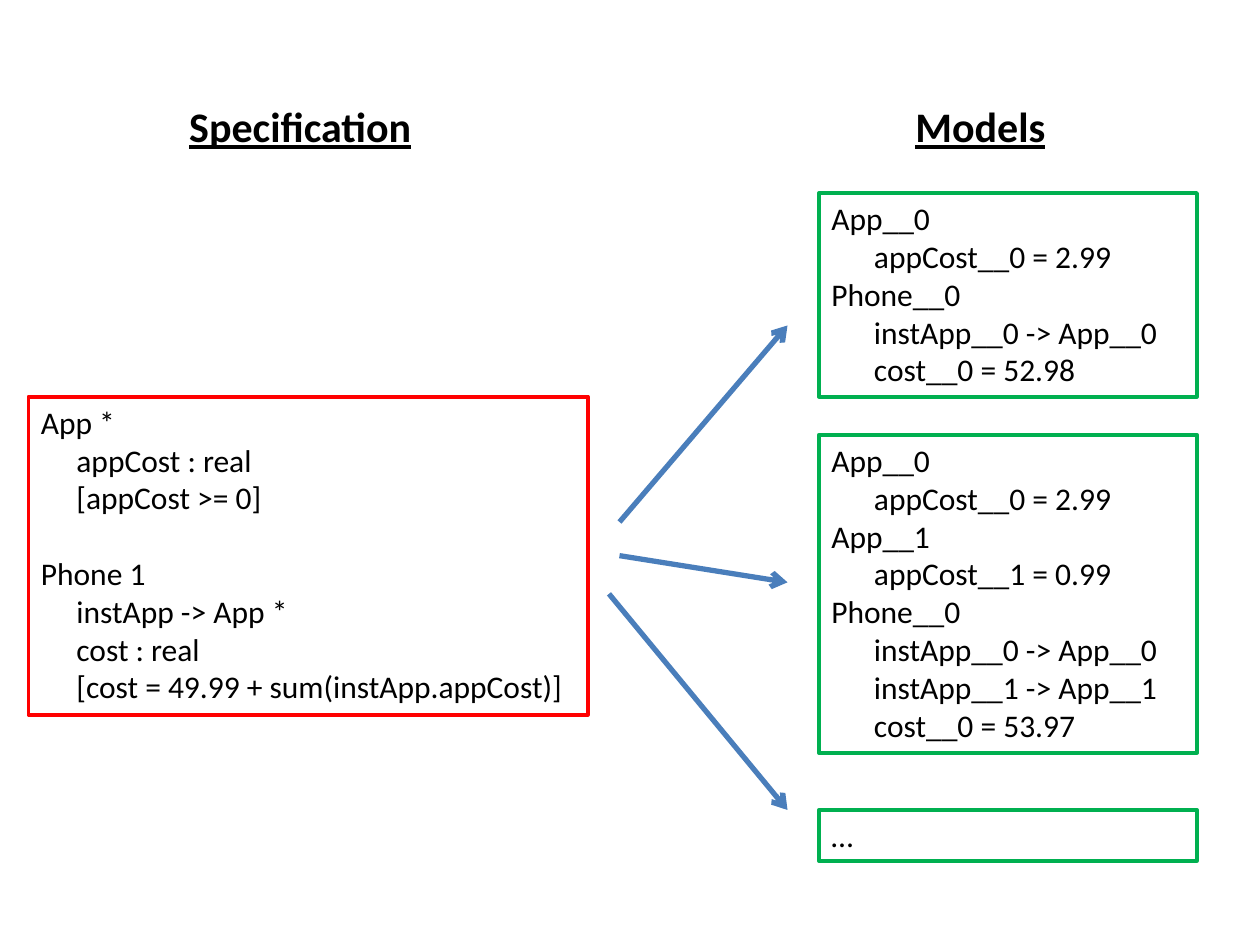
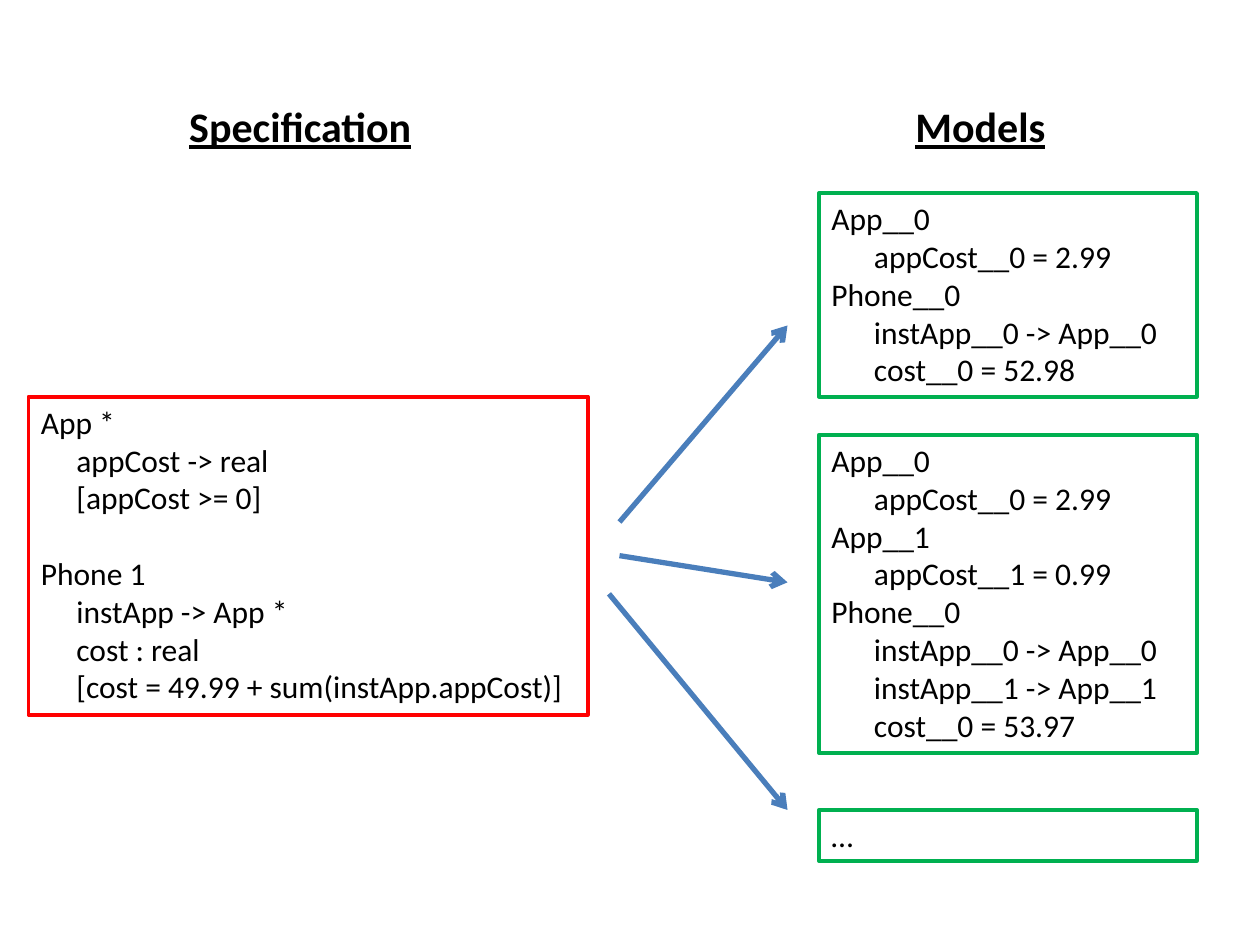
Before and after one commit to gsdlab/ClaferSMT, a slide deck: slide 2 of latex/VariabilityModelinginClaferUsingSMT.pptx. Drawn at 1260x945 pixels with LibreOffice and Linux fonts; fonts in the diff are those of the drawing. Boxes give left, top, right and bottom in pixels: in the first picture for what was removed or moved away, otherwise in the second. Text is boxed around its words. In the diff, an @@ line names an element or a change of style, - is before the commit and + after.

```diff
--- a/latex/VariabilityModelinginClaferUsingSMT.pptx
+++ b/latex/VariabilityModelinginClaferUsingSMT.pptx
@@ text in rectangle at (76, 450, 269, 477): text changed @@
-appCost : real
+appCost -> real
```
Also in this commit, not shown: 5 other slides changed, 7 other files.
